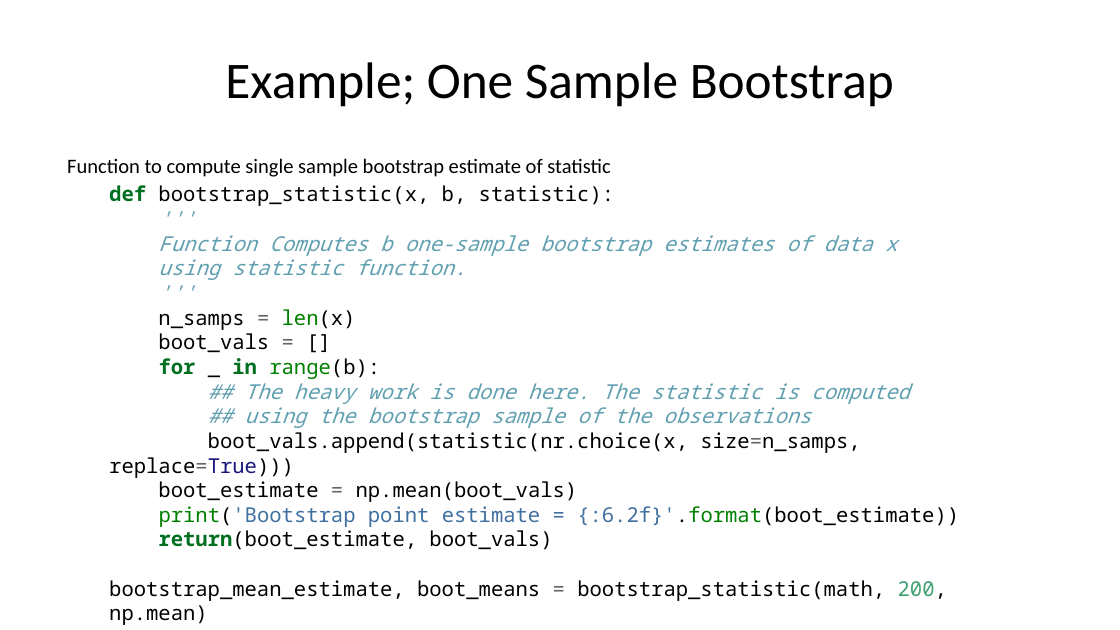
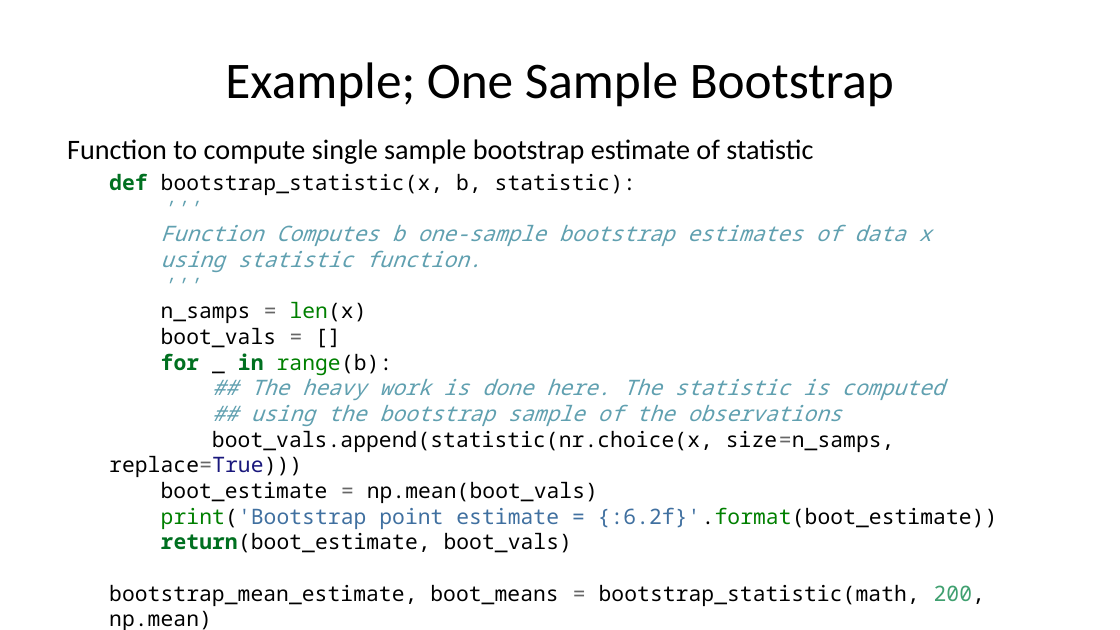
Before and after one commit to StephenElston/CSCI-E-83, a slide deck: slide 16 of LectureSlides/06b_IntroductionToBootstrap.pptx. Drawn at 1120x630 pixels with LibreOffice and Linux fonts; fonts in the diff are those of the drawing. Boxes give left, top, right and bottom in pixels: in the first picture for what was removed or moved away, otherwise in the second. Text is boxed around its words. In the diff, an @@ line names an element or a change of style, - is before the commit and + after.

```diff
--- a/LectureSlides/06b_IntroductionToBootstrap.pptx
+++ b/LectureSlides/06b_IntroductionToBootstrap.pptx
@@ text "Function to compute single sample ...": place and size @@
-text "Function to compute single sample ..." at <box>67,158,959,625</box>
+text "Function to compute single sample ..." at <box>67,139,998,606</box>
@@ text "Function to compute single sample ..." at <box>67,139,998,606</box>: size 13.2 to 18.2 pt in "Function to compute single sample bootstrap estimate ..."; size 13.2 to 13.8 pt; more space between paragraphs @@
```
Also in this commit, not shown: 13 other slides changed, 1 slide added, 1 slide removed, 1 other file.
